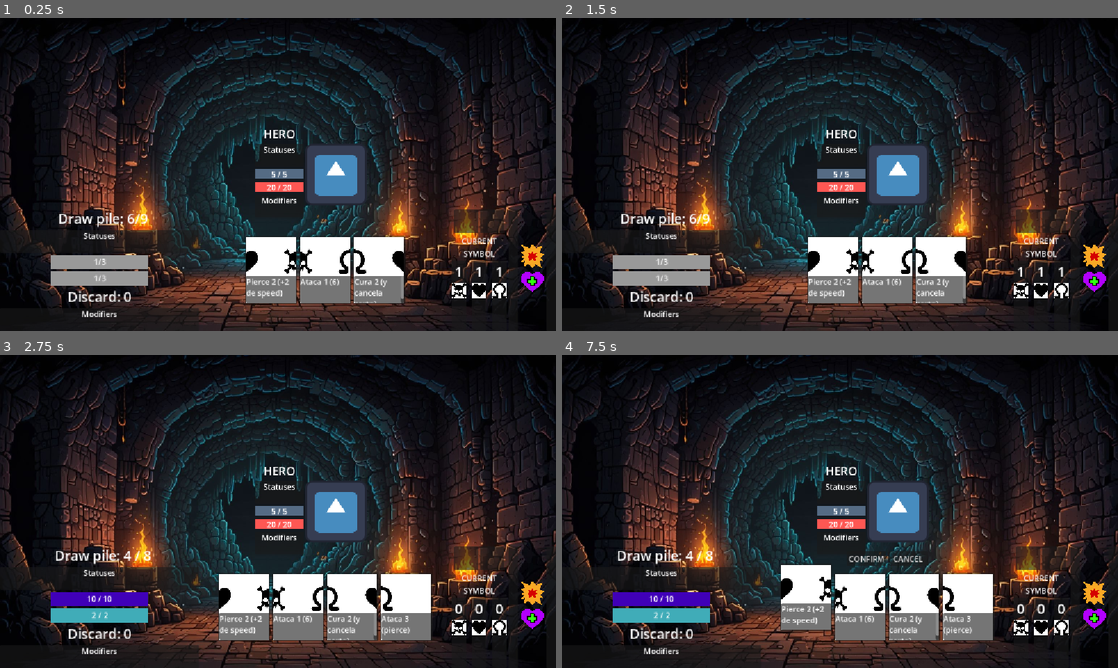
Above: before the commit, frames 1-4 (two rows, left to right).
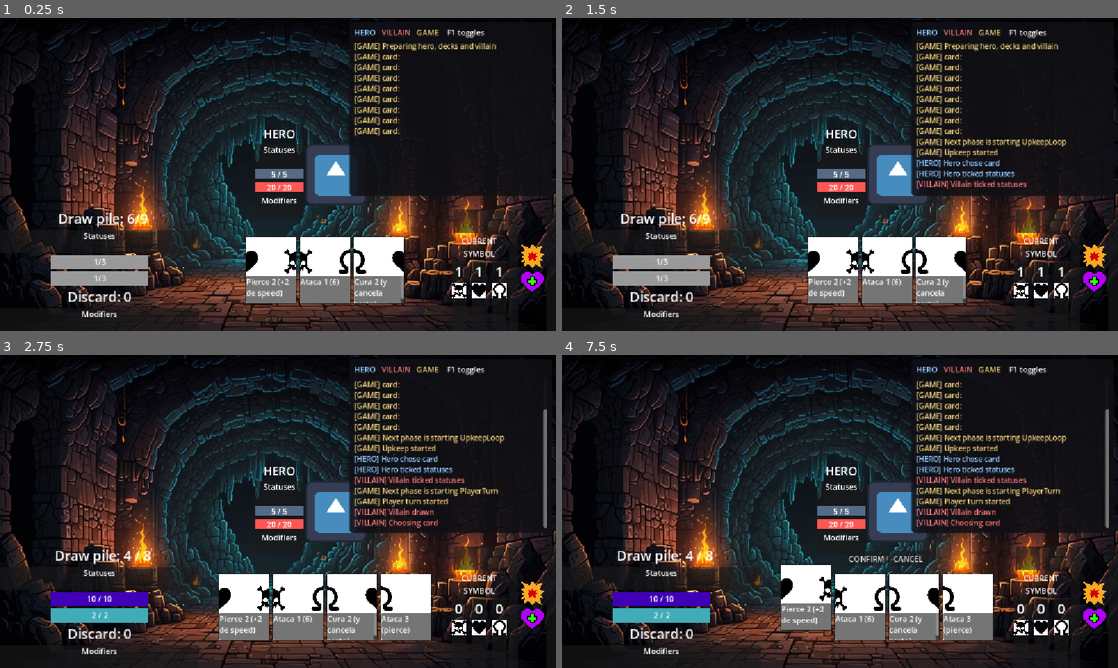
Above: after the commit, the same moments.

Repository: OteroJP/roguelito
Game: Godot game, scene res://ui/main.tscn
Two runs of this game, one before a commit and one after it. Both use one fixed random seed, a clock stepped at 60 frames per second and the inputs below. The engine's default icon, where the game draws it, is replaced by a stand-in: a white triangle on a blue panel in a dark square.
Inputs (mouse positions are in pixels of both pictures, inside the frame that each line leads up to):
- Up to frame 1 (0.25 s): no input
- Up to frame 2 (1.5 s): click (1095, 255) at 0.5 s; click (1095, 280) at 1.25 s
- Up to frame 3 (2.75 s): click (533, 633) at 2 s
- Up to frame 4 (7.5 s): click (1095, 592) at 2.75 s; click (1095, 617) at 3.5 s; click (1095, 633) at 4.25 s; click (1095, 592) at 5 s; click (1095, 617) at 5.75 s; click (1095, 633) at 6.5 s; tap Enter at 7.25 s; move the mouse to (806, 608) at 7.27 s; click (806, 608) at 7.42 s

The runs differ from the first frame. In frame 1, 5.4% of the frame differs, in the area x 62-100%, y 2-57%; in frame 2, 6.1%; in frame 3, 6.6%; in frame 4, 6.6%.

Commit message:
refactor combat log into toggable overlay with F1

Diff:
--- a/app/combat_room.gd
+++ b/app/combat_room.gd
@@ -12,7 +12,6 @@
 
 func _ready() -> void:
 	_prepare_room()
-	GameManager.log = %Log
 	await start_combat()
 
 
@@ -24,7 +23,7 @@
 
 
 func _prepare_room() -> void:
-	print("Preparing hero, decks and villain")
+	GameManager.add_log("Preparing hero, decks and villain", GameManager.LogSource.GAME)
 	villain_container.add_child(villain.prepare())
 	dungeon.add_child(hero.prepare())
 	_combat_loop = CombatLoop.new(
@@ -44,8 +43,8 @@
 func _prepare_end_conditions() -> Array[EndCondition]:
 	var villain_defeated = CharacterDefeated.new(villain)
 	var hero_defeated = CharacterDefeated.new(hero)
-	villain_defeated.satisfied.connect(print.bind("Player lost"))
-	villain_defeated.satisfied.connect(print.bind("Hero defeated!"))
+	villain_defeated.satisfied.connect(func(_condition: EndCondition) -> void: GameManager.add_log("Player lost", GameManager.LogSource.GAME))
+	hero_defeated.satisfied.connect(func(_condition: EndCondition) -> void: GameManager.add_log("Hero defeated!", GameManager.LogSource.HERO))
 	return [
 		villain_defeated,
 		hero_defeated
--- a/app/game_manager.gd
+++ b/app/game_manager.gd
@@ -1,4 +1,17 @@
 extends Node
+
+enum LogSource { HERO, VILLAIN, GAME }
+
+const _LOG_COLOR: Dictionary[LogSource, String] = {
+	LogSource.HERO: "#8ec8ff",
+	LogSource.VILLAIN: "#ff7a7a",
+	LogSource.GAME: "#f0d078",
+}
+const _LOG_TAG: Dictionary[LogSource, String] = {
+	LogSource.HERO: "HERO",
+	LogSource.VILLAIN: "VILLAIN",
+	LogSource.GAME: "GAME",
+}
 
 var villain: Villain
 var hero: Hero
@@ -9,7 +22,7 @@
 var is_current_hero_card_enabled: bool = true
 var card_resolve_queue: Array[CardData]
 var ux_delay: float
-var log: Label
+var _log: CombatLog
 
 
 func sort_cards() -> void:
@@ -32,16 +45,16 @@
 	#TODO this could be cleaner
 	if (card_resolve_queue[0] == current_villain_card):
 		if is_current_villain_card_enabled:
-			GameManager.add_log("VILLAIN GOES FIRST:")
+			GameManager.add_log("VILLAIN GOES FIRST:", LogSource.VILLAIN)
 			card_resolve_queue[0].on_clash(villain, hero)
 		else:
-			GameManager.add_log("VILLAIN WAS CANCELLED!:")
+			GameManager.add_log("VILLAIN WAS CANCELLED!:", LogSource.VILLAIN)
 	if (card_resolve_queue[0] == current_hero_card):
 		if is_current_hero_card_enabled:
-			GameManager.add_log("HERO GOES FIRST:")
+			GameManager.add_log("HERO GOES FIRST:", LogSource.HERO)
 			card_resolve_queue[0].on_clash(villain, hero)
 		else:
-			GameManager.add_log("HERO WAS CANCELLED!:")
+			GameManager.add_log("HERO WAS CANCELLED!:", LogSource.HERO)
 	await get_tree().create_timer(GameManager.ux_delay).timeout
 
 
@@ -49,16 +62,16 @@
 	#TODO this could be cleaner
 	if (card_resolve_queue[1] == current_villain_card):
 		if is_current_villain_card_enabled:
-			GameManager.add_log("VILLAIN GOES SECOND:")
+			GameManager.add_log("VILLAIN GOES SECOND:", LogSource.VILLAIN)
 			card_resolve_queue[1].on_clash(villain, hero)
 		else:
-			GameManager.add_log("VILLAIN WAS CANCELLED!")
+			GameManager.add_log("VILLAIN WAS CANCELLED!", LogSource.VILLAIN)
 	if (card_resolve_queue[1] == current_hero_card):
 		if is_current_hero_card_enabled:
-			GameManager.add_log("HERO GOES SECOND:")
+			GameManager.add_log("HERO GOES SECOND:", LogSource.HERO)
 			card_resolve_queue[1].on_clash(villain, hero)
 		else:
-			GameManager.add_log("HERO WAS CANCELLED!")
+			GameManager.add_log("HERO WAS CANCELLED!", LogSource.HERO)
 	await get_tree().create_timer(GameManager.ux_delay).timeout
 
 
@@ -79,12 +92,21 @@
 	return sorted_cards
 
 
-func clear_log() -> void:
-	log.text = ""
+func _ready() -> void:
+	_log = CombatLog.new()
+	add_child(_log)
+	_log.set_legend(
+		"[color=%s]HERO[/color]   [color=%s]VILLAIN[/color]   [color=%s]GAME[/color]    F1 toggles" % [
+			_LOG_COLOR[LogSource.HERO],
+			_LOG_COLOR[LogSource.VILLAIN],
+			_LOG_COLOR[LogSource.GAME],
+		]
+	)
 
 
-func add_log(line: String) -> void:
-	log.text += "\n" + line
-	await get_tree().process_frame
-	var scroll := log.get_parent() as ScrollContainer
-	scroll.scroll_vertical = int(scroll.get_v_scroll_bar().max_value)
+func clear_log() -> void:
+	_log.clear()
+
+
+func add_log(line: String, source: LogSource = LogSource.GAME) -> void:
+	_log.append(line, _LOG_COLOR[source], _LOG_TAG[source])
--- a/app/loops/combat_loop/combat_loop.gd
+++ b/app/loops/combat_loop/combat_loop.gd
@@ -27,9 +27,9 @@
 	while not _should_end():
 		_current_phase = (_current_phase + 1) % phases.size()
 		var phase = phases[_current_phase]
-		print("next phase is starting ", phase.get_script().get_global_name())
+		GameManager.add_log("Next phase is starting %s" % phase.get_script().get_global_name(), GameManager.LogSource.GAME)
 		await phase.run()
-	print("Combat loop ended")
+	GameManager.add_log("Combat loop ended", GameManager.LogSource.GAME)
 
 
 func _should_end() -> bool:
--- a/app/loops/combat_loop/player_turn.gd
+++ b/app/loops/combat_loop/player_turn.gd
@@ -11,9 +11,9 @@
 
 
 func run() -> void:
-	print("player turn started")
+	GameManager.add_log("Player turn started", GameManager.LogSource.GAME)
 	await _villain.draw()
-	print("villain drawn")
+	GameManager.add_log("Villain drawn", GameManager.LogSource.VILLAIN)
 	if _have_loop_ended.call():
 		return
 	await _villain.activate_ability()
--- a/app/loops/combat_loop/resolution.gd
+++ b/app/loops/combat_loop/resolution.gd
@@ -30,7 +30,6 @@
 
 	# Execute faster card.
 	# WIN-LOSS CHECK
-	GameManager.clear_log()
 	await GameManager.execute_faster_card()
 	# Execute slower card.
 	if _have_loop_ended.call(): # WIN-LOSS CHECK
--- a/app/loops/combat_loop/upkeep.gd
+++ b/app/loops/combat_loop/upkeep.gd
@@ -12,15 +12,15 @@
 
 
 func run() -> void:
-	print("upkeep started")
+	GameManager.add_log("Upkeep started", GameManager.LogSource.GAME)
 	await _hero.draw() # Hero shows stance
-	print("hero chose card")
+	GameManager.add_log("Hero chose card", GameManager.LogSource.HERO)
 	await _hero.tick_statuses(_villain, _hero)
-	print("hero ticked statuses")
+	GameManager.add_log("Hero ticked statuses", GameManager.LogSource.HERO)
 	if _have_loop_ended.call(): # WIN-LOSS CHECK
 		return
 	await _villain.tick_statuses(_villain, _hero)
-	print("villain ticked their statuses")
+	GameManager.add_log("Villain ticked statuses", GameManager.LogSource.VILLAIN)
 	if _have_loop_ended.call(): # WIN-LOSS CHECK
 		return
 	await _hero.play_card() # Hero picks random card to play
--- a/dungeon/character/hero/hero.gd
+++ b/dungeon/character/hero/hero.gd
@@ -62,17 +62,17 @@
 	var incoming_damage := damage
 	if not ignores_armor:
 		var absorbed_damage := mini(armor, incoming_damage)
-		GameManager.add_log("Hero's armor absorbs %s damage" % [str(absorbed_damage)])
+		GameManager.add_log("Hero's armor absorbs %s damage" % [str(absorbed_damage)], GameManager.LogSource.HERO)
 		armor -= absorbed_damage
 		incoming_damage -= absorbed_damage
 	health -= incoming_damage
-	GameManager.add_log("Hero suffers %s damage" % [str(incoming_damage)])
+	GameManager.add_log("Hero suffers %s damage" % [str(incoming_damage)], GameManager.LogSource.HERO)
 	character_stats_changed.emit()
 
 
 func take_attack(attack: Attack) -> void:
 	if immune_to_damage:
-		GameManager.add_log("Hero resists damage due to immunity")
+		GameManager.add_log("Hero resists damage due to immunity", GameManager.LogSource.HERO)
 		return
 	take_damage(attack.damage, attack.ignores_armor)
 
@@ -81,7 +81,7 @@
 	for modifier in attack_modifiers:
 		modifier.modify_attack(new_attack)
 	target.take_attack(new_attack)
-	GameManager.add_log("Hero attacks %s for %s with pierce %s" % [target.character_name, str(damage), str(ignores_armor)])
+	GameManager.add_log("Hero attacks %s for %s with pierce %s" % [target.character_name, str(damage), str(ignores_armor)], GameManager.LogSource.HERO)
 
 func increase_max_armor(increase: int) -> void:
 	max_armor += increase
@@ -98,8 +98,8 @@
 func heal(amount_to_heal: int) -> void:
 	health += amount_to_heal
 	character_stats_changed.emit()
-	GameManager.add_log("Hero heals for %s" % [str(amount_to_heal)])
+	GameManager.add_log("Hero heals for %s" % [str(amount_to_heal)], GameManager.LogSource.HERO)
 
 func get_bonus_speed(_bonus_speed: int) -> void:
 	speed_bonus += _bonus_speed
-	GameManager.add_log("Hero gets bonus speed for %s" % [str(_bonus_speed)])
+	GameManager.add_log("Hero gets bonus speed for %s" % [str(_bonus_speed)], GameManager.LogSource.HERO)
--- a/dungeon/character/villain/villain.gd
+++ b/dungeon/character/villain/villain.gd
@@ -93,7 +93,7 @@
 func take_damage(damage: int, ignores_armor: bool = false) -> void:
 	var incoming_damage := damage
 	health -= incoming_damage
-	GameManager.add_log("Villain suffers %s damage" % str(incoming_damage))
+	GameManager.add_log("Villain suffers %s damage" % str(incoming_damage), GameManager.LogSource.VILLAIN)
 	character_stats_changed.emit()
 
 
@@ -108,15 +108,15 @@
 	for modifier in attack_modifiers:
 		modifier.modify_attack(new_attack)
 	target.take_attack(new_attack)
-	GameManager.add_log("Villain attacks %s for %s with pierce %s" % [target.character_name, str(damage), str(ignores_armor)])
+	GameManager.add_log("Villain attacks %s for %s with pierce %s" % [target.character_name, str(damage), str(ignores_armor)], GameManager.LogSource.VILLAIN)
 
 
 func heal(amount_to_heal: int) -> void:
 	health += amount_to_heal
 	character_stats_changed.emit()
-	GameManager.add_log("Villain heals for %s" % [str(amount_to_heal)])
+	GameManager.add_log("Villain heals for %s" % [str(amount_to_heal)], GameManager.LogSource.VILLAIN)
 
 
 func get_bonus_speed(_bonus_speed: int) -> void:
 	speed_bonus += _bonus_speed
-	GameManager.add_log("Villain gets bonus speed for %s" % [str(_bonus_speed)])
+	GameManager.add_log("Villain gets bonus speed for %s" % [str(_bonus_speed)], GameManager.LogSource.VILLAIN)
--- a/dungeon/deck.gd
+++ b/dungeon/deck.gd
@@ -23,7 +23,7 @@
 	_discard_pile.clear()
 	_hand.clear()
 	for card: CardData in card_set:
-		print("card: ", card)
+		GameManager.add_log("card: %s" % card.name, GameManager.LogSource.GAME)
 		for copy: int in card_set[card]:
 			_card_pile.append(card.duplicate(true))
 	_card_pile.shuffle() #without controled seed
--- a/ui/card_manager/card/card_effects/cancel_hero_card.gd
+++ b/ui/card_manager/card/card_effects/cancel_hero_card.gd
@@ -3,4 +3,4 @@
 
 func on_clash(villain: Villain, hero: Hero):
 	GameManager.is_current_hero_card_enabled = false
-	GameManager.add_log("Hero card is cancelled!")
+	GameManager.add_log("Hero card is cancelled!", GameManager.LogSource.HERO)
--- a/ui/card_manager/card/card_effects/cancel_villain_card.gd
+++ b/ui/card_manager/card/card_effects/cancel_villain_card.gd
@@ -3,4 +3,4 @@
 
 func on_clash(villain: Villain, hero: Hero):
 	GameManager.is_current_villain_card_enabled = false
-	GameManager.add_log("Villain card is cancelled!")
+	GameManager.add_log("Villain card is cancelled!", GameManager.LogSource.VILLAIN)
--- a/ui/card_manager/card/hero_card.gd
+++ b/ui/card_manager/card/hero_card.gd
@@ -54,7 +54,6 @@
 
 func _gui_input(event: InputEvent) -> void:
 	if event is InputEventMouseButton and event.button_index == MOUSE_BUTTON_LEFT and event.pressed:
-		print("CARD CLICKED!")
 		card_clicked.emit(select_card())
 
 
--- a/ui/card_manager/card/hero_card_data.gd
+++ b/ui/card_manager/card/hero_card_data.gd
@@ -11,10 +11,10 @@
 
 func on_clash(villain: Villain, hero: Hero):
 	if hero.is_in_stance(stance_for_bonus):
-		GameManager.add_log("STANCE BONUS:")
+		GameManager.add_log("STANCE BONUS:", GameManager.LogSource.HERO)
 		for effect in bonus_effects:
 			effect.on_clash(villain, hero)
-	GameManager.add_log("REGULAR EFFECT:")
+	GameManager.add_log("REGULAR EFFECT:", GameManager.LogSource.HERO)
 	for effect in effects:
 		effect.on_clash(villain, hero)
 
--- a/ui/card_manager/card/villain_card.gd
+++ b/ui/card_manager/card/villain_card.gd
@@ -55,7 +55,6 @@
 
 func _gui_input(event: InputEvent) -> void:
 	if event is InputEventMouseButton and event.button_index == MOUSE_BUTTON_LEFT and event.pressed:
-		print("CARD CLICKED!")
 		card_clicked.emit(select_card())
 
 
--- a/ui/card_manager/card/villain_card_data.gd
+++ b/ui/card_manager/card/villain_card_data.gd
@@ -12,10 +12,10 @@
 
 func on_clash(villain: Villain, hero: Hero):
 	if villain.is_in_second_phase():
-		GameManager.add_log("2nd PHASE BONUS EFFECT:")
+		GameManager.add_log("2nd PHASE BONUS EFFECT:", GameManager.LogSource.VILLAIN)
 		for effect in bonus_effects:
 			effect.on_clash(villain, hero)
-	GameManager.add_log("REGULAR EFFECT:")
+	GameManager.add_log("REGULAR EFFECT:", GameManager.LogSource.VILLAIN)
 	for effect in effects:
 		effect.on_clash(villain, hero)
 
--- /dev/null
+++ b/ui/combat_log.gd
@@ -0,0 +1,86 @@
+class_name CombatLog
+extends CanvasLayer
+
+const _TOGGLE_ACTION := "toggle_combat_log"
+
+var _legend: RichTextLabel
+var _body: RichTextLabel
+
+
+func _ready() -> void:
+	layer = 100
+	process_mode = Node.PROCESS_MODE_ALWAYS
+	_ensure_toggle_action()
+	_build_panel()
+
+
+func _input(event: InputEvent) -> void:
+	if event.is_action_pressed(_TOGGLE_ACTION):
+		visible = not visible
+		get_viewport().set_input_as_handled()
+
+
+func set_legend(bbcode: String) -> void:
+	_legend.text = bbcode
+
+
+func append(line: String, color: String, tag: String) -> void:
+	var safe_line := line.replace("[", "[lb]")
+	_body.append_text("[color=%s][lb]%s[rb] %s[/color]\n" % [color, tag, safe_line])
+
+
+func clear() -> void:
+	_body.clear()
+
+
+func _ensure_toggle_action() -> void:
+	if InputMap.has_action(_TOGGLE_ACTION):
+		return
+	InputMap.add_action(_TOGGLE_ACTION)
+	var key := InputEventKey.new()
+	key.keycode = KEY_F1
+	InputMap.action_add_event(_TOGGLE_ACTION, key)
+
+
+func _build_panel() -> void:
+	var panel := PanelContainer.new()
+	panel.anchor_left = 1.0
+	panel.anchor_top = 0.0
+	panel.anchor_right = 1.0
+	panel.anchor_bottom = 0.0
+	panel.offset_left = -428.0
+	panel.offset_top = 8.0
+	panel.offset_right = -8.0
+	panel.offset_bottom = 368.0
+	panel.grow_horizontal = Control.GROW_DIRECTION_BEGIN
+	panel.grow_vertical = Control.GROW_DIRECTION_END
+	panel.mouse_filter = Control.MOUSE_FILTER_STOP
+	var style := StyleBoxFlat.new()
+	style.bg_color = Color(0.06, 0.06, 0.08, 0.88)
+	style.set_content_margin_all(10)
+	style.set_corner_radius_all(6)
+	panel.add_theme_stylebox_override("panel", style)
+	add_child(panel)
+
+	var box := VBoxContainer.new()
+	box.add_theme_constant_override("separation", 6)
+	panel.add_child(box)
+
+	_legend = RichTextLabel.new()
+	_legend.bbcode_enabled = true
+	_legend.fit_content = true
+	_legend.scroll_active = false
+	_legend.mouse_filter = Control.MOUSE_FILTER_IGNORE
+	_legend.autowrap_mode = TextServer.AUTOWRAP_OFF
+	box.add_child(_legend)
+
+	_body = RichTextLabel.new()
+	_body.bbcode_enabled = true
+	_body.scroll_active = true
+	_body.scroll_following = true
+	_body.selection_enabled = true
+	_body.autowrap_mode = TextServer.AUTOWRAP_WORD
+	_body.custom_minimum_size = Vector2(400, 300)
+	_body.size_flags_vertical = Control.SIZE_EXPAND_FILL
+	_body.add_theme_font_size_override("normal_font_size", 15)
+	box.add_child(_body)
--- a/ui/main.tscn
+++ b/ui/main.tscn
@@ -98,18 +98,3 @@
 unique_name_in_owner = true
 custom_minimum_size = Vector2(0, 140)
 layout_mode = 2
-
-[node name="ScrollContainer" type="ScrollContainer" parent="." unique_id=911237387]
-layout_mode = 1
-anchors_preset = 1
-anchor_left = 1.0
-anchor_right = 1.0
-offset_left = -400.0
-offset_bottom = 300.0
-grow_horizontal = 0
-
-[node name="Log" type="Label" parent="ScrollContainer" unique_id=1072853026]
-unique_name_in_owner = true
-custom_minimum_size = Vector2(400, 300)
-layout_mode = 2
-autowrap_mode = 2
--- a/ui/villain_cards_ui.gd
+++ b/ui/villain_cards_ui.gd
@@ -56,7 +56,7 @@
 
 #
 func choose_card() -> CardData:
-	print("Choosing card")
+	GameManager.add_log("Choosing card", GameManager.LogSource.VILLAIN)
 	_set_hand_interactable(true)
 	await _ConfirmButton.pressed
 	var card_selected: CardData = _chosen_card
@@ -66,7 +66,7 @@
 
 
 func activate_abilities() -> void:
-	print("Activating abilities")
+	GameManager.add_log("Activating abilities", GameManager.LogSource.VILLAIN)
 	_set_abilities_interactable(true)
 	await _ConfirmButton.pressed
 	_set_abilities_interactable(false)
Not shown, added: ui/combat_log.gd.uid
